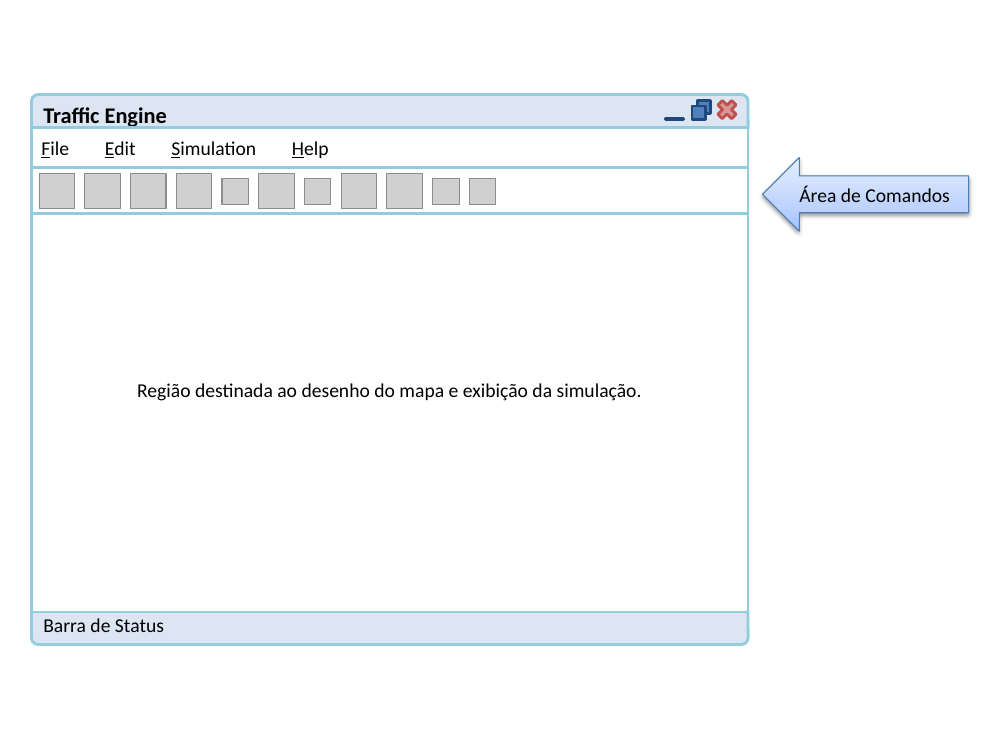
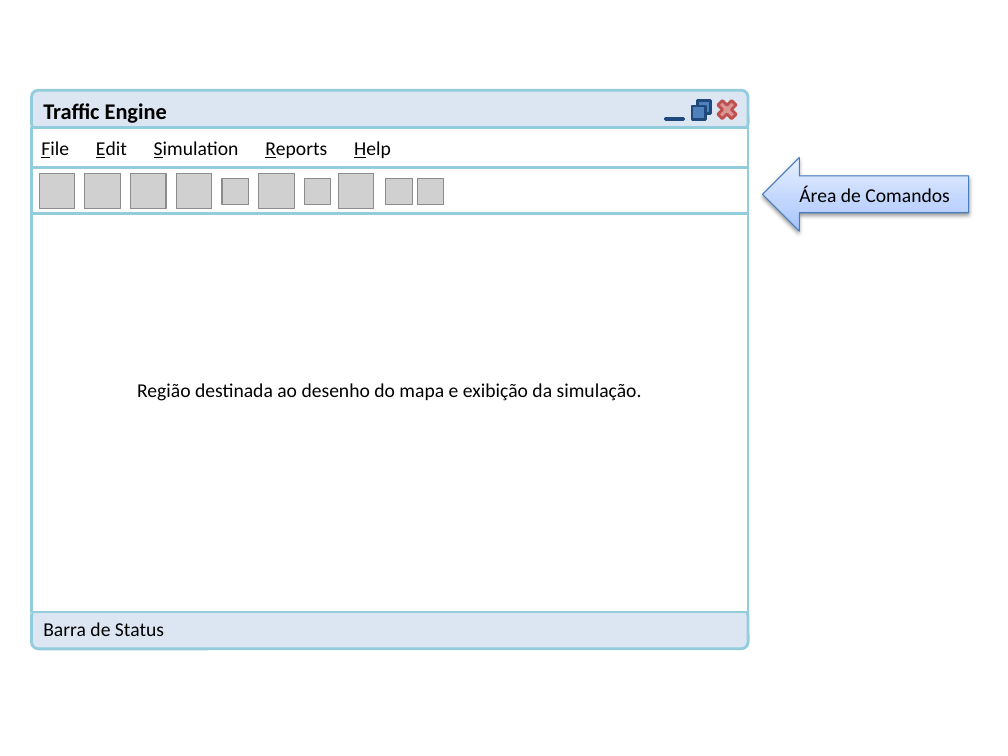
Before and after one commit to fchirigati/rota, a slide deck: slide 1 of Documentação/Manual do Usuário/janelas.pptx. Drawn at 1008x756 pixels with LibreOffice and Linux fonts; fonts in the diff are those of the drawing; grey boxes stand for pictures. Boxes give left, top, right and bottom in pixels: in the first picture for what was removed or moved away, otherwise in the second. Text is boxed around its words. In the diff, an @@ line names an element or a change of style, - is before the commit and + after.

```diff
--- a/Documentação/Manual do Usuário/janelas.pptx
+++ b/Documentação/Manual do Usuário/janelas.pptx
@@ rounded rectangle "Traffic Engine": place and size @@
-rounded rectangle "Traffic Engine" at (31,95,748,134)
+rounded rectangle "Traffic Engine" at (31,91,748,130)
@@ text in rectangle at (41,141,391,158): text changed @@
-File Edit Simulation Help
+File Edit Simulation Reports Help
@@ picture: place and size @@
-picture at (387,173,422,209)
+picture at (339,173,374,209)
@@ picture removed at (342,173,377,209) @@
@@ picture: place and size @@
-picture at (432,178,459,205)
+picture at (386,178,412,205)
@@ picture: place and size @@
-picture at (470,178,496,205)
+picture at (417,178,444,205)
@@ rounded rectangle "Barra de Status": place and size @@
-rounded rectangle "Barra de Status" at (31,605,748,644)
+rounded rectangle "Barra de Status" at (31,609,748,648)
```
Also in this commit, not shown: 1 other slide changed.
